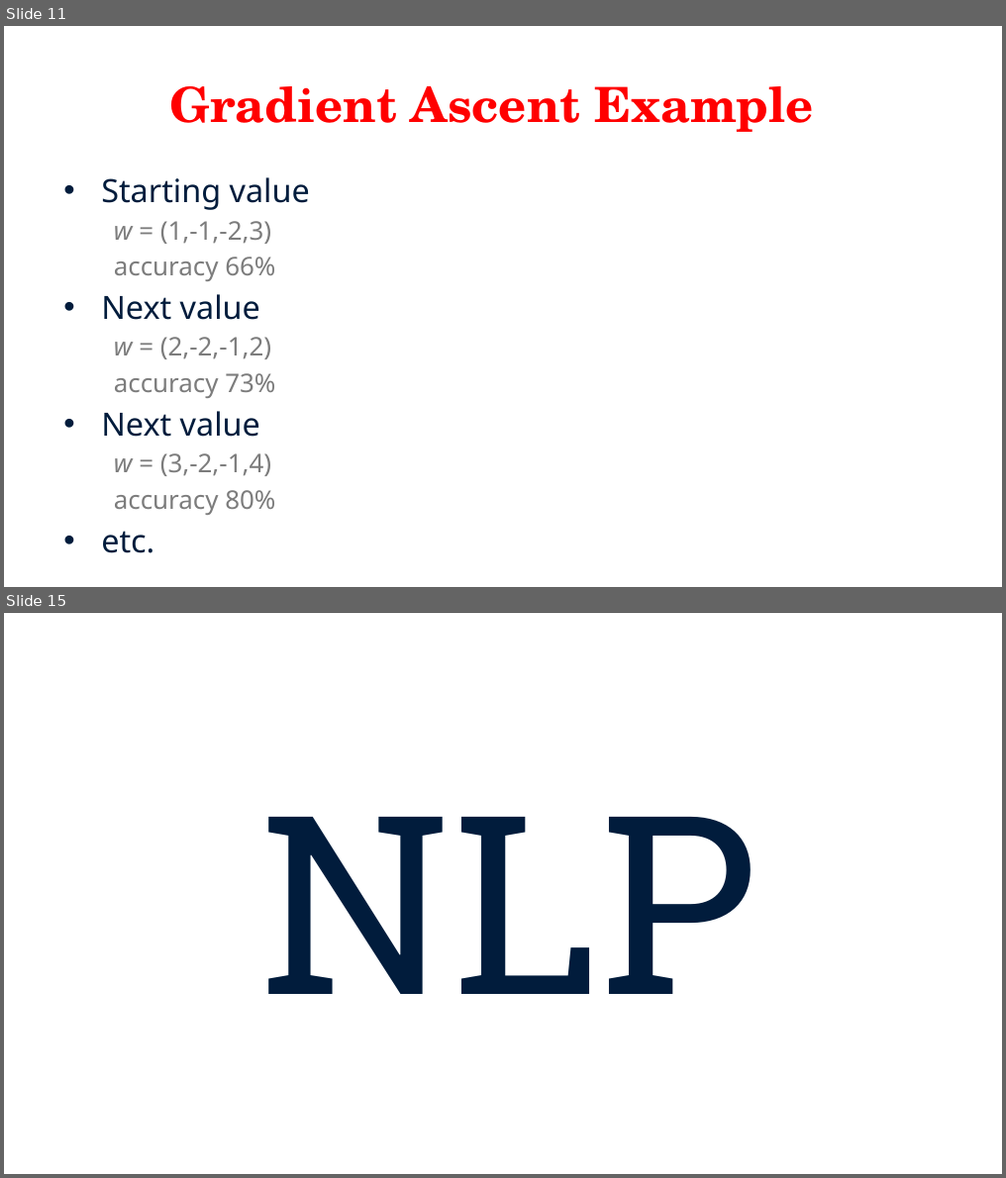
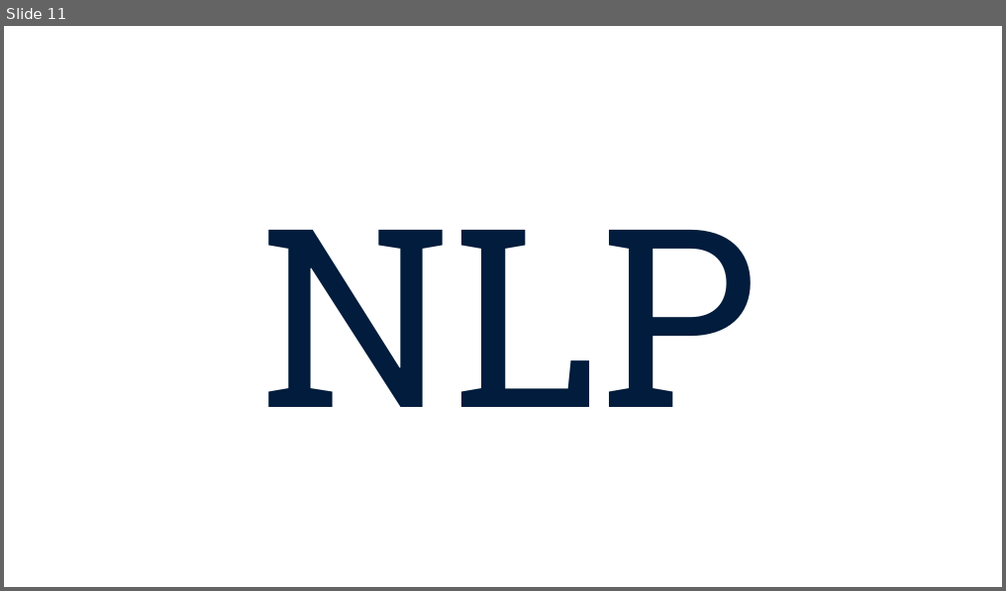
Before and after one commit to fanfeng2015/Natural-Language-Processing, a slide deck: Slides/Lecture 8-3.pptx. Shown one above the other, each under a label of ours: slides 11 and 15 before the commit, slide 11 after it; the slides between them are not shown. The pictures are 1006x1178 and 1006x591 pixels, drawn with LibreOffice and Linux fonts; fonts in the diff are those of the drawing. Boxes give left, top, right and bottom in pixels: in the first picture for what was removed or moved away, otherwise in the second. Text is boxed around its words. In the diff, an @@ line names an element or a change of style, - is before the commit and + after.

```diff
--- a/Slides/Lecture 8-3.pptx
+++ b/Slides/Lecture 8-3.pptx
@@ slide 11 removed at (4, 26, 1002, 587), background #FFFFFF @@
@@ title removed at (169, 86, 814, 132) @@
-Gradient Ascent Example
@@ text removed at (101, 177, 310, 554) @@
-• Starting value
-  w = (1,-1,-2,3)
-  accuracy 66%
-• Next value
-  w = (2,-2,-1,2)
-  accuracy 73%
-• Next value
-  w = (3,-2,-1,4)
-  accuracy 80%
-• etc.
@@ what was slide 15 is now slide 11 @@
```
Also in this commit, not shown: 3 other slides removed, 24 other files.
